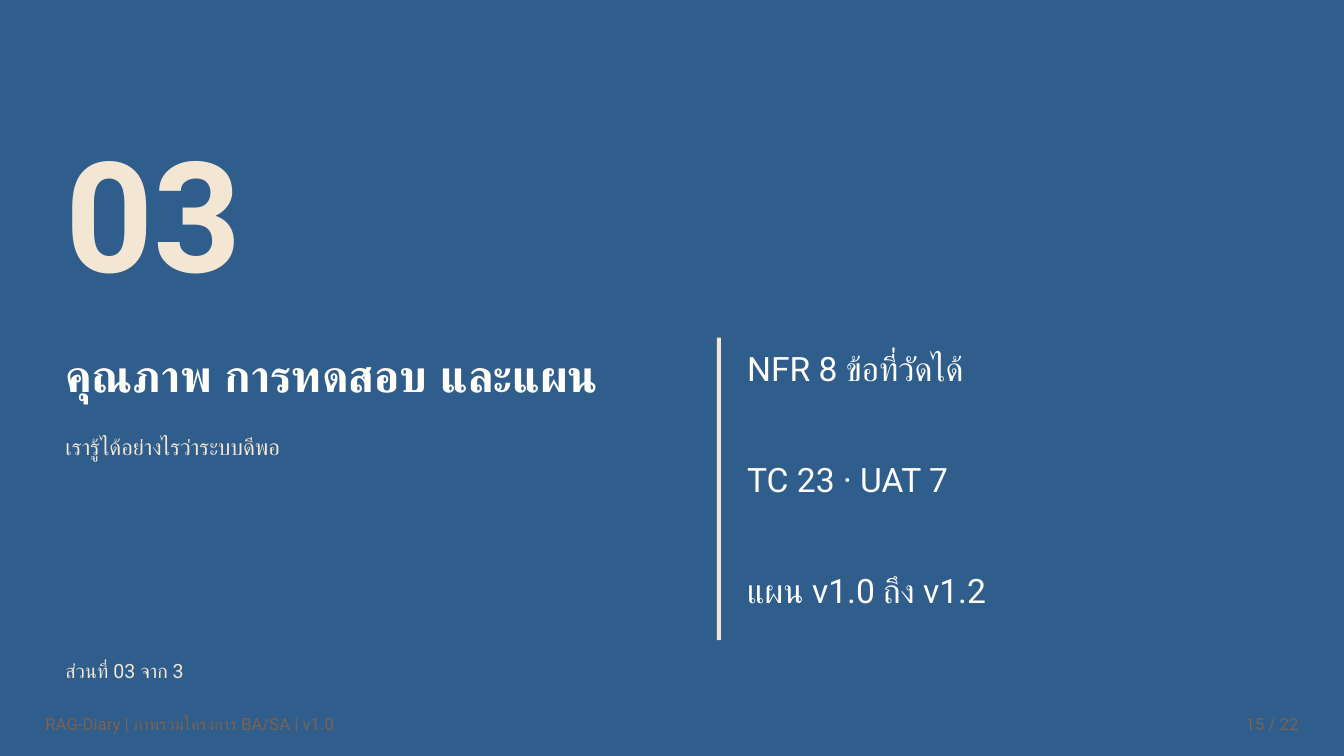
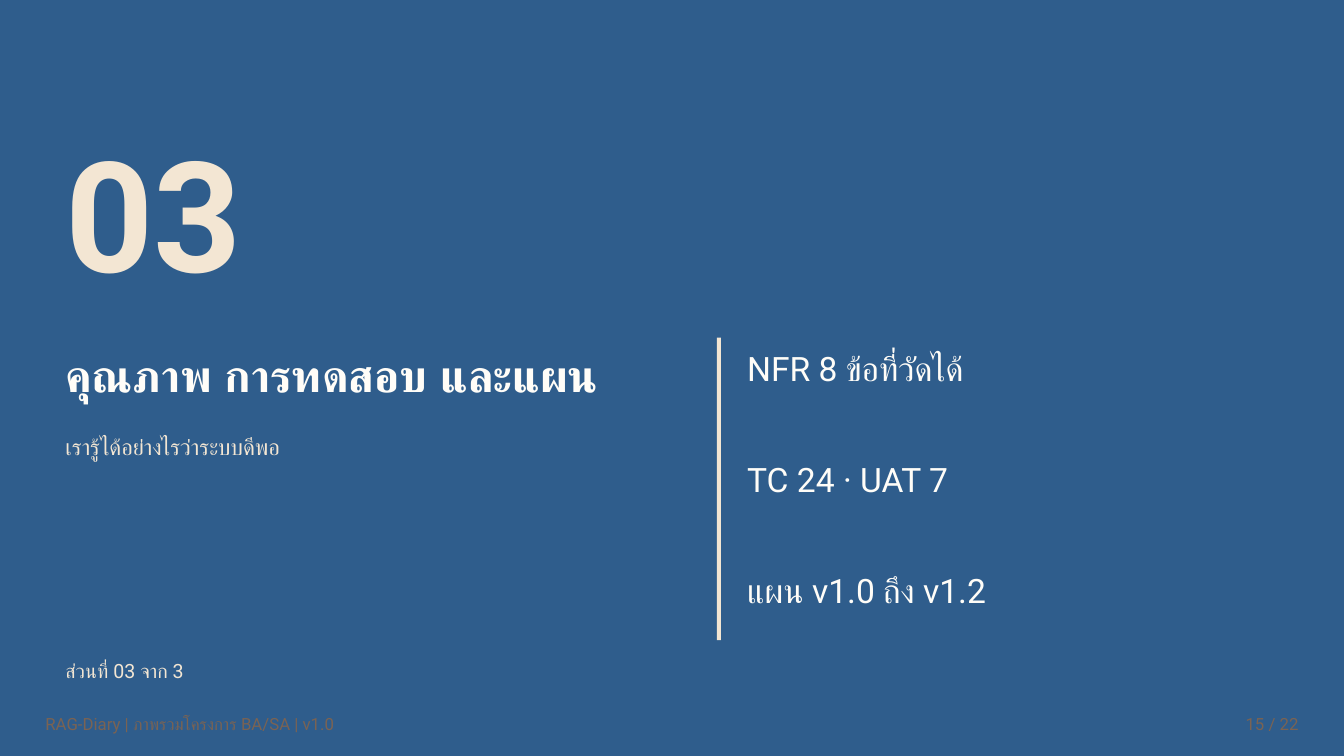
Before and after one commit to Zynin43839/oranut-blueprint, a slide deck: slide 15 of assets/media/deck.pptx. Drawn at 1344x756 pixels with LibreOffice and Linux fonts; fonts in the diff are those of the drawing. Boxes give left, top, right and bottom in pixels: in the first picture for what was removed or moved away, otherwise in the second. Text is boxed around its words. In the diff, an @@ line names an element or a change of style, - is before the commit and + after.

```diff
--- a/assets/media/deck.pptx
+++ b/assets/media/deck.pptx
@@ text at bbox=[747, 468, 948, 493]: text changed @@
-TC 23 · UAT 7
+TC 24 · UAT 7
```
Also in this commit, not shown: 4 other slides changed, 21 other files.
